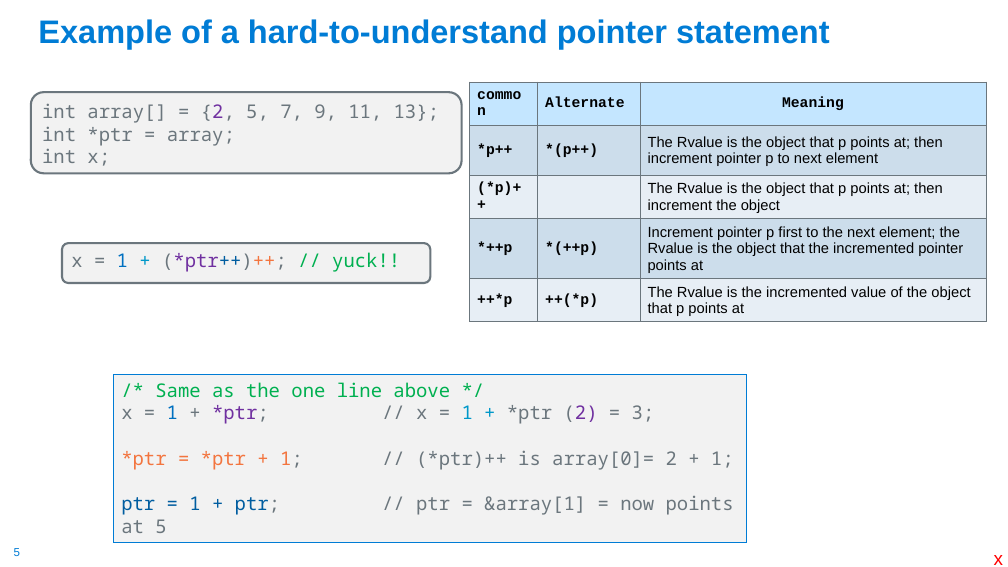
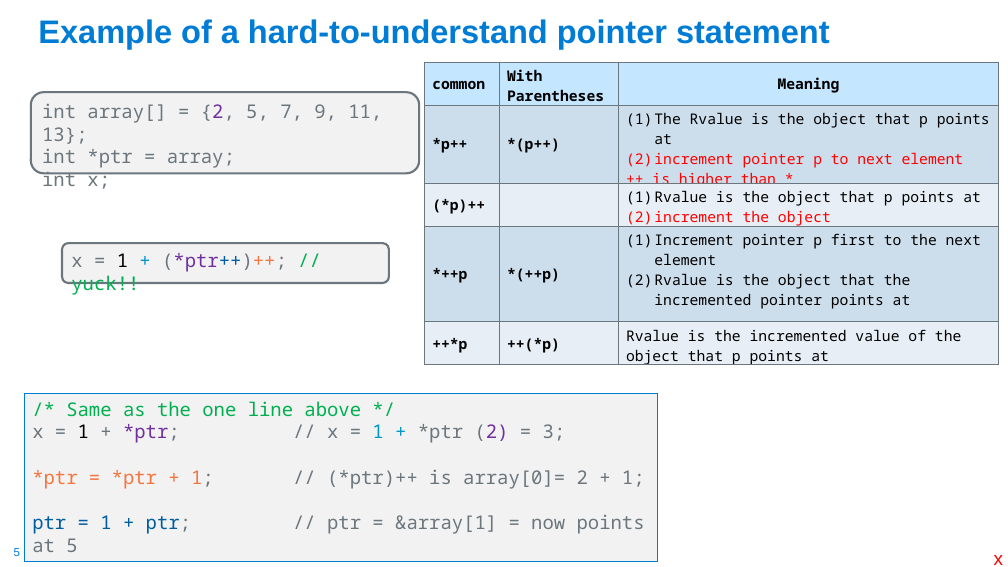
Before and after one commit to cse30-sp24/Muller-Slides, a slide deck: slide 5 of Lecture-7.pptx. Drawn at 1008x567 pixels with LibreOffice and Linux fonts; fonts in the diff are those of the drawing. Boxes give left, top, right and bottom in pixels: in the first picture for what was removed or moved away, otherwise in the second. Text is boxed around its words. In the diff, an @@ line names an element or a change of style, - is before the commit and + after.

```diff
--- a/Lecture-7.pptx
+++ b/Lecture-7.pptx
@@ table at (425, 62, 999, 369) @@
-row 1, column 2: Alternate
+row 1, column 2: With Parentheses
-row 2, column 3: The Rvalue is the object that p points at; then increment pointer p to next element
+row 2, column 3: The Rvalue is the object that p points at / increment pointer p to next element / ++ is higher than *
-row 3, column 3: The Rvalue is the object that p points at; then increment the object
+row 3, column 3: Rvalue is the object that p points at / increment the object
-row 4, column 3: Increment pointer p first to the next element; the Rvalue is the object that the incremented pointer points at
+row 4, column 3: Increment pointer p first to the next element / Rvalue is the object that the incremented pointer points at
-row 5, column 3: The Rvalue is the incremented value of the object that p points at
+row 5, column 3: Rvalue is the incremented value of the object that p points at
@@ font Courier New to Noto Sans Mono in "common", "Meaning", "*p++", "*(p++)" and 5 more places @@
@@ table: place and size @@
-table at (470, 82, 986, 320)
+table at (425, 62, 999, 369)
@@ rounded rectangle "int array[] = {2, 5, ...": place and size @@
-rounded rectangle "int array[] = {2, 5, ..." at (31, 92, 462, 173)
+rounded rectangle "int array[] = {2, 5, ..." at (31, 92, 420, 173)
@@ rounded rectangle "x = 1 + (*ptr++)++; ...": place and size @@
-rounded rectangle "x = 1 + (*ptr++)++; ..." at (62, 243, 430, 284)
+rounded rectangle "x = 1 + (*ptr++)++; ..." at (62, 243, 389, 284)
@@ rounded rectangle "x = 1 + (*ptr++)++; ..." at (62, 243, 389, 284): text colour #0070C0 to #000000 in "1" @@
@@ rectangle "/* Same as the one ...": place and size @@
-rectangle "/* Same as the one ..." at (114, 374, 747, 542)
+rectangle "/* Same as the one ..." at (25, 394, 658, 562)
@@ text in rectangle at (32, 424, 566, 443): text colour #0070C0 to #000000 in "1" @@
```
Also in this commit, not shown: 5 other slides changed, 14 slides removed, 1 other file.
